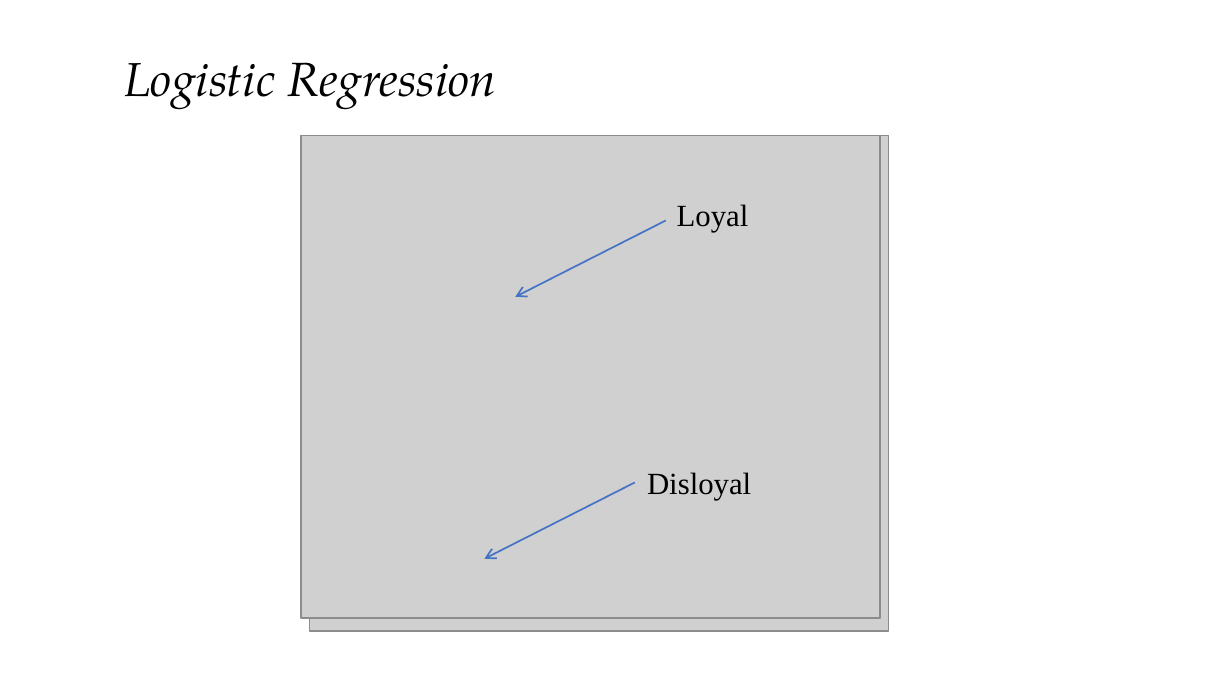
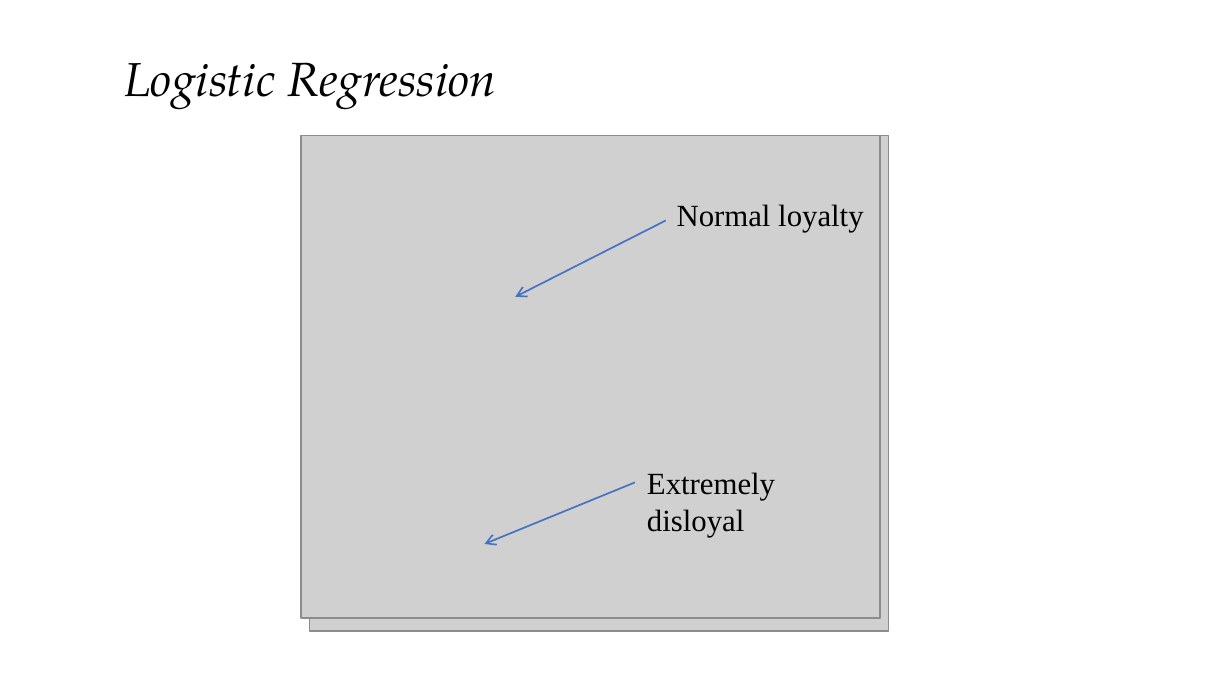
Before and after one commit to Jonheston/final_project, a slide deck: slide 15 of Final Presentation.pptx (slide 13 before the commit). Drawn at 1232x693 pixels with LibreOffice and Linux fonts; fonts in the diff are those of the drawing; grey boxes stand for pictures. Boxes give left, top, right and bottom in pixels: in the first picture for what was removed or moved away, otherwise in the second. Text is boxed around its words. In the diff, an @@ line names an element or a change of style, - is before the commit and + after.

```diff
--- a/Final Presentation.pptx
+++ b/Final Presentation.pptx
@@ text at <box>677,204,863,232</box>: text changed @@
-Loyal
+Normal loyalty
@@ text at <box>647,472,775,537</box>: text changed @@
-Disloyal
+Extremely disloyal
@@ arrow moved from (634, 483) - (484, 559) to (634, 483) - (484, 545) @@
```
Also in this commit, not shown: 1 other slide changed, 3 slides added, 1 slide removed.
